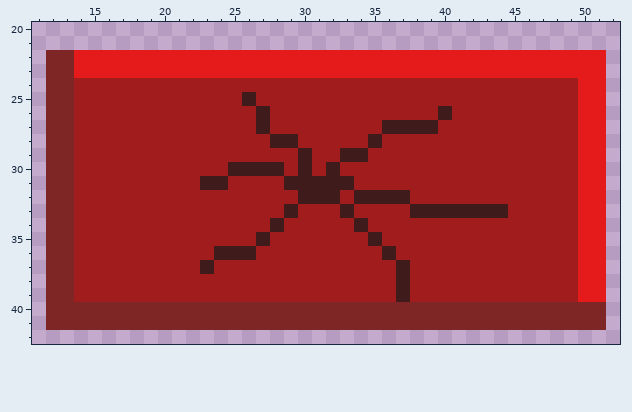
Edited in one commit: pixel-art sprite (Assets/Art/Minigames/Igra Petra/Redbrick2.png). Above, as it was before the edit.
The file is 64x64 pixels. Shown: x 11..52, y 20..42.
The same view after the edit:
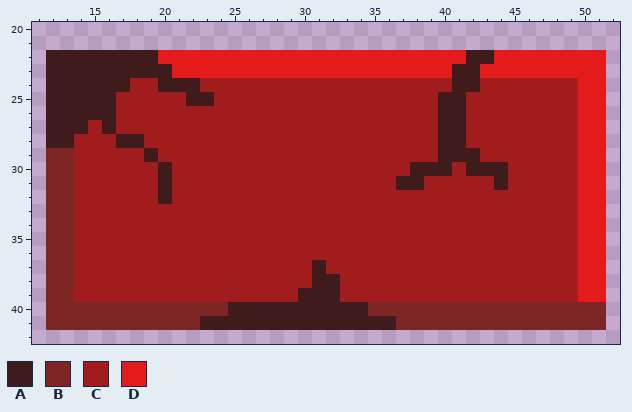
Palette (. is transparent): A #3f1b1b  B #7e2626  C #a11d1d  D #e51a1a
The exact change:
Colour A replaces colour B in rows 22 to 28 at x 12 to 13; in row 40 at x 25 to 34; in row 41 at x 23 to 36.
Colour A replaces colour C in row 24 at x 14 to 17, 20 to 22 and 41 to 42; in row 25 at x 14 to 16, 22 to 23 and 40 to 41; in row 26 at x 14 to 16 and 41; in row 27 at x 14, 16 and 40 to 41; in row 28 at x 17 to 18 and 40 to 41; in row 29 at x 19 and 40 to 42.
Colour A replaces colour C in row 30 at x 20, 38 to 40 and 42 to 44; in row 31 at x 20, 37 to 38 and 44; in row 32 at x 20; in row 37 at x 31; in row 38 at x 31 to 32; in row 39 at x 30 to 32.
Colour A replaces colour D in row 22 at x 14 to 19 and 42 to 43; in row 23 at x 14 to 20 and 41 to 42.
Colour C replaces colour A in row 25 at x 26; in row 26 at x 27; in row 27 at x 27 and 36 to 39; in row 28 at x 28 to 29 and 35; in row 29 at x 30 and 33 to 34; in row 30 at x 25 to 28, 30 and 32.
Colour C replaces colour A in row 31 at x 23 to 24 and 29 to 33; in row 32 at x 30 to 32 and 34 to 37; in row 33 at x 29, 33 and 38 to 44; in row 34 at x 28 and 34; in row 35 at x 27 and 35; in row 36 at x 24 to 26 and 36.
Colour C replaces colour A in row 37 at x 23 and 37; in rows 38 to 39 at x 37.
Changed places in both pictures, as pixel boxes (x1, y1, x2, y2):
changed: (46, 50, 508, 330)
